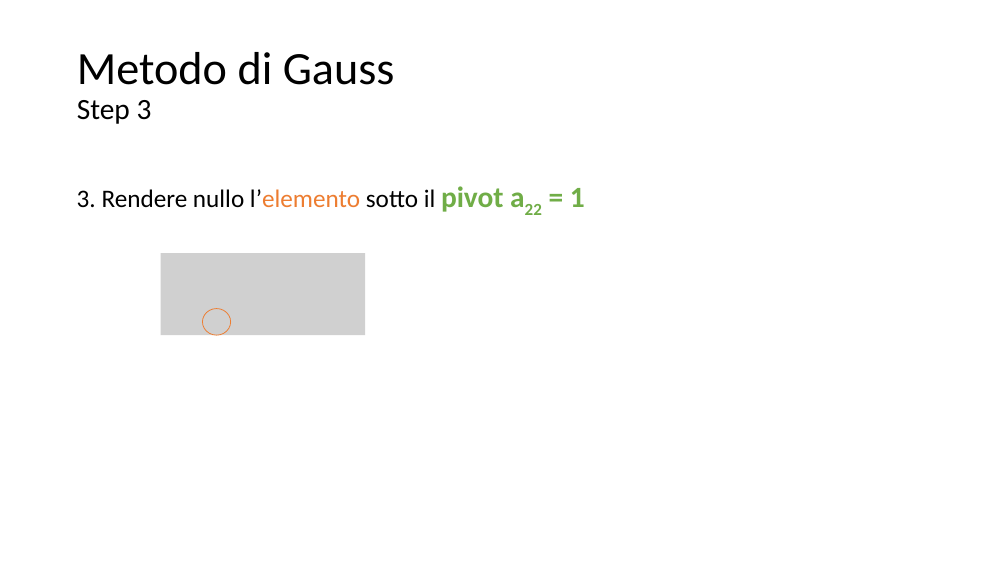
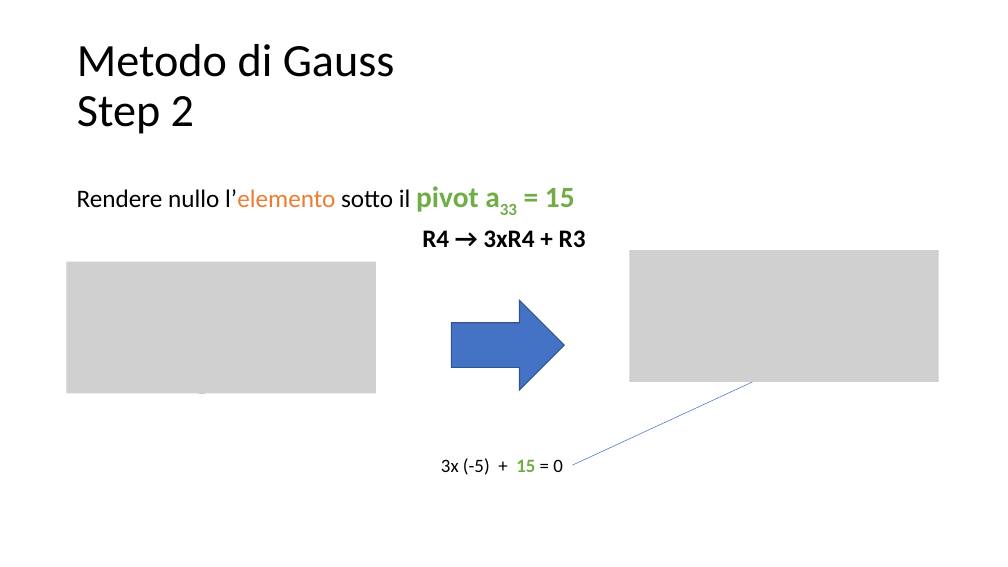
Before and after one commit to matteodelv/GaussLinearSystems, a slide deck: slide 37 of Presentazione.pptx (slide 28 before the commit). Drawn at 1008x567 pixels with LibreOffice and Linux fonts; fonts in the diff are those of the drawing; grey boxes stand for pictures. Boxes give left, top, right and bottom in pixels: in the first picture for what was removed or moved away, otherwise in the second. Text is boxed around its words. In the diff, an @@ line names an element or a change of style, - is before the commit and + after.

```diff
--- a/Presentazione.pptx
+++ b/Presentazione.pptx
@@ title at (77, 44, 395, 134): text changed @@
-Metodo di Gauss
-Step 3
+Metodo di Gauss
+Step 2
@@ text at (77, 186, 575, 212): text changed @@
-3. Rendere nullo l’elemento sotto il pivot a22 = 1
+Rendere nullo l’elemento sotto il pivot a33 = 15
@@ text added at (422, 230, 586, 247), 24 pt, text #000000, bold @@
+R4 → 3xR4 + R3
@@ picture added at (67, 262, 376, 393) @@
@@ picture removed at (160, 253, 365, 335) @@
@@ picture added at (629, 250, 938, 382) @@
@@ down arrow added at (452, 301, 564, 390), fill #4472C4, outline #325491 1 pt @@
@@ ellipse: place and size @@
-ellipse at (203, 309, 231, 335)
+ellipse at (188, 371, 216, 393)
@@ ellipse at (188, 371, 216, 393): mirrored @@
@@ arrow added from (572, 465) to (770, 374), #4472C4 0.5 pt @@
@@ text added at (441, 458, 563, 475), 18 pt, text #000000 @@
+3x (-5) + 15 = 0
```
Also in this commit, not shown: 12 other slides changed, 18 slides added, 14 slides removed.
